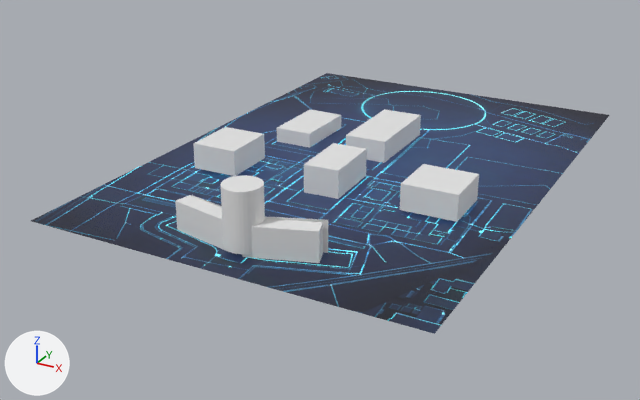
One commit to the glTF model public/map.glb: the scene before it, then after it.
Camera for both pictures: a 50 mm camera at (550.0, -953.0, 473.0) aimed at (-37.0, 115.0, -62.0). Lighting does not change. The marker at lower left points along +X, +Y and +Z. The picture after the commit comes second. Where no turn or scale is listed for an object, it has been applied to the vertices. Vertices at exactly the same position are counted once.

In view in the first picture: 'AB1', 'AB2', 'AB3', 'Cube', 'Ground', 'LHC', 'Mess', 'dome', 'domeR', 'domemid'.
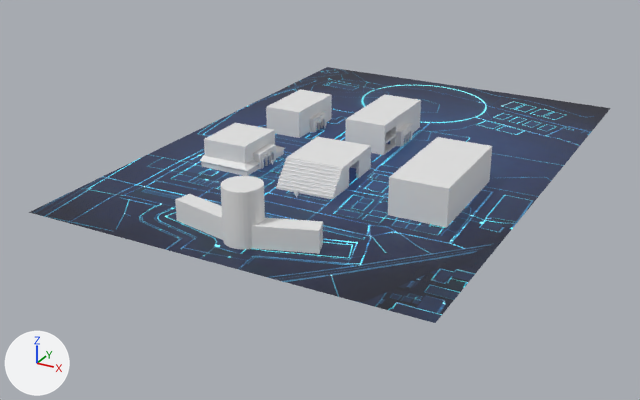
Commit message: added basic map model

The change, as a list of edits to the scene's bpy script:
```text
Change me_cube_006:
    used by ob_mess; location = (9.0, 78.0, 5.0); rotation_euler = (0.0, 0.0, 0.0441), in degrees (0, 0, 2.5); scale = (26.4, 47.3, 24.3)
    remove me_cube_006.from_pydata(...)  # 8 vertices, 12 faces; spans x -1.0..1.0, y -1.0..1.0, z -1.0..1.0
    add me_cube_006.from_pydata(...)  # 40 vertices, 76 faces; spans x -1.0..1.0, y -1.0..1.0, z -1.0..1.0
    me_cube_006 part 2
    6 faces are deleted
    23 vertices are added at x -1.0..1.0, y -0.77..0.82, z -1.0..0.57
    9 new vertices lie (0.0, 0.0, 1.57) away from vertices in x -0.88..1.0, y -0.77..0.82, z -1.0
    70 new faces join them
Change me_cube_005:
    used by ob_lhc; location = (1.0, 256.0, 0.0); rotation_euler = (0.0, 0.0, 0.017), in degrees (0, 0, 1); scale = (32.2, 71.8, 21.6)
    remove me_cube_005.from_pydata(...)  # 8 vertices, 12 faces; spans x -1.0..1.0, y -1.0..1.0, z -1.0..1.0
    add me_cube_005.from_pydata(...)  # 80 vertices, 176 faces; spans x -1.0..1.0, y -1.0..1.0, z -1.0..1.0
    me_cube_005 part 1: 72 vertices added at x -1.0..1.0, y -0.94..0.63, z -0.67..0.53
Add me_plane_008:
    me_plane_008.from_pydata([(1.0, -1.0, 0.0), (-1.0, 1.0, 0.0), (1.0, 1.0, 0.0), (-1.0, -0.42, 0.0)], [], [(3, 0, 2), (3, 2, 1)])
Add me_plane_007:
    me_plane_007.from_pydata([(-40.9, 5.9, 2.7), (-40.9, -5.9, -2.7), (40.9, -5.9, -2.7), (29.9, 5.9, 2.7)], [], [(0, 1, 2), (0, 2, 3)])
Add me_plane_006:
    me_plane_006.from_pydata([(5.9, -18.6, -2.7), (-5.9, 18.6, 2.7), (5.9, 18.6, -2.7), (-5.9, -7.8, 2.7)], [], [(3, 0, 2), (3, 2, 1)])
Change ob_ground:
    ob_ground.location: (1.0, 180.0, -12.0) -> (1.0, 180.0, 0.0)
Change ob_ab2:
    ob_ab2.location: (168.0, 71.0, 10.0) -> (167.0, 77.0, 16.0)
    ob_ab2.scale: (39.8, 39.8, 18.7) -> (39.8, 84.8, 35.9)
Change ob_ab1:
    ob_ab1.location: (-159.0, 61.0, 13.0) -> (-144.0, 66.0, 14.0)
    ob_ab1.scale: (34.7, 41.5, 19.0) -> (34.7, 41.5, 25.9)
Change ob_mess:
    ob_mess.location: (9.0, 78.0, 5.0) -> (-1.0, 77.0, 18.0)
    ob_mess.scale: (26.4, 47.3, 24.3) -> (42.8, 47.4, 17.8)
Change ob_lhc:
    ob_lhc.location: (1.0, 256.0, 0.0) -> (0.0, 256.0, 18.0)
    ob_lhc.scale: (32.2, 71.8, 21.6) -> (32.2, 71.8, 28.8)
Remove ob_dome:
    ob_dome = bpy.data.objects.new('dome', me_plane_001)
Change ob_cube:
    ob_cube.location: (-47.0, -151.0, 6.0) -> (-47.0, -151.0, 15.0)
    ob_cube.scale: (47.3, 11.9, 22.1) -> (47.3, 11.9, 14.6)
Change ob_domer:
    ob_domer.location: (57.0, -148.0, 7.0) -> (57.0, -148.0, 15.0)
    ob_domer.scale: (46.6, 12.6, 21.1) -> (46.6, 12.6, 14.9)
Change ob_ab3:
    ob_ab3.location: (-126.0, 242.0, -4.0) -> (-145.0, 243.0, 17.0)
    ob_ab3.scale: (29.9, 54.0, 14.6) -> (29.9, 54.0, 25.9)
Add ob_stairs:
    ob_stairs = bpy.data.objects.new('Stairs', me_cube_007)  # 40 vertices, 76 faces; spans x -44.0..44.0, y -17.4..17.4, z -17.8..17.8
    ob_stairs.location = (1.0, 15.0, 17.0)
Add ob_ab1extend_004:
    ob_ab1extend_004 = bpy.data.objects.new('AB1extend.004', me_cube_036)  # 24 vertices, 44 faces; spans x -8.7..8.7, y -22.4..22.4, z -12.0..12.0
    ob_ab1extend_004.location = (32.0, 253.0, 12.0)
Add ob_arc_004:
    ob_arc_004 = bpy.data.objects.new('Arc.004', me_cube_035)  # 1644 vertices, 3276 faces; spans x -1.0..1.0, y -27.9..7.0, z -6.2..14.0; in mat_material_022 (white #e7e7e7), mat_material_023 (white #e7e7e7), mat_material_024 (white #e7e7e7)
    ob_arc_004.location = (41.0, 263.0, 5.0)
Add ob_arc_001:
    ob_arc_001 = bpy.data.objects.new('Arc.001', me_cube_029)  # 1644 vertices, 3276 faces; spans x -1.0..1.0, y -27.9..7.0, z -6.2..14.0; in mat_material_013 (white #e7e7e7), mat_material_014 (white #e7e7e7), mat_material_015 (white #e7e7e7)
    ob_arc_001.location = (-108.0, 255.0, 3.0)
Add ob_ab1extend_001:
    ob_ab1extend_001 = bpy.data.objects.new('AB1extend.001', me_cube_030)  # 30 vertices, 56 faces; spans x -8.7..8.7, y -22.4..22.4, z -12.0..12.0
    ob_ab1extend_001.location = (-117.0, 245.0, 10.0)
Add ob_plane_002:
    ob_plane_002 = bpy.data.objects.new('Plane.002', me_plane_008)
    ob_plane_002.location = (-104.0, 101.0, 12.0)
    ob_plane_002.rotation_euler = (0.0, -2.712, 0.0)  # degrees (0, -155, 0)
    ob_plane_002.scale = (-6.49, -18.6, -6.49)
Add ob_plane_001:
    ob_plane_001 = bpy.data.objects.new('Plane.001', me_plane_007)
    ob_plane_001.location = (-139.0, 19.0, 12.0)
Add ob_plane:
    ob_plane = bpy.data.objects.new('Plane', me_plane_006)
    ob_plane.location = (-104.0, 32.0, 12.0)
Add ob_cube_001:
    ob_cube_001 = bpy.data.objects.new('Cube.001', me_cube_026)  # a box spanning x -39.2..39.2, y -4.6..4.6, z -4.9..4.9; a box spanning x 29.8..39.0, y -1.8..27.2, z -4.9..4.9; a box spanning x -41.1..37.3, y 88.0..97.2, z -4.9..4.9; a box spanning x 29.8..39.0, y 68.2..97.1, z -4.9..4.9
    ob_cube_001.location = (-139.0, 20.0, 5.0)
Add ob_ab1extend:
    ob_ab1extend = bpy.data.objects.new('AB1extend', me_cube_036.copy())
    ob_ab1extend.location = (-107.0, 69.0, 11.0)
Add ob_arc:
    ob_arc = bpy.data.objects.new('Arc', me_cube_018)  # 1644 vertices, 3276 faces; spans x -1.0..1.0, y -27.9..7.0, z -6.2..14.0; in mat_material (white #e7e7e7), mat_material_010 (white #e7e7e7), mat_material_011 (white #e7e7e7)
    ob_arc.location = (-97.0, 79.0, 4.0)
```

Pixel boxes (x1, y1, x2, y2) of what changed, in the pictures (640 x 400 px):
'Ground', moved: before (31, 73, 609, 334); after (29, 67, 610, 323)
'AB2', moved, rescaled: before (400, 164, 479, 222); after (388, 137, 492, 228)
'LHC', reshaped, moved, rescaled (13% taller): before (346, 109, 421, 163); after (345, 94, 421, 155)
'Mess', reshaped, moved, rescaled (33% wider): before (304, 143, 367, 199); after (287, 137, 371, 191)
'AB3', moved, rescaled (26% taller): before (277, 110, 341, 148); after (266, 90, 332, 138)
'AB1', moved, rescaled: before (193, 127, 265, 176); after (204, 123, 275, 164)
'domeR', moved, rescaled: before (242, 218, 323, 263); after (251, 218, 323, 254)
'Stairs', added: after (276, 158, 343, 200)
'Cube', moved, rescaled: before (175, 195, 229, 252); after (175, 194, 223, 240)
'Cube.001', added: after (201, 149, 284, 176)
'dome', deleted: before (265, 217, 328, 253)
'Plane.001', added: after (200, 155, 247, 171)
'AB1extend', added: after (253, 144, 276, 169)
'AB1extend.004', added: after (390, 123, 413, 147)
'AB1extend.001', added: after (309, 111, 327, 133)
'Arc', added: after (261, 150, 275, 169)
'Arc.004', added: after (402, 129, 412, 146)
'Plane', added: after (244, 159, 259, 171)
'Arc.001', added: after (315, 117, 326, 132)
'Plane.002', added: after (276, 146, 285, 154)
part 1 of me_cube_005, added: after (384, 100, 421, 155)
part 2 of me_cube_006, built on: before (338, 149, 367, 199); after (343, 146, 371, 191)
